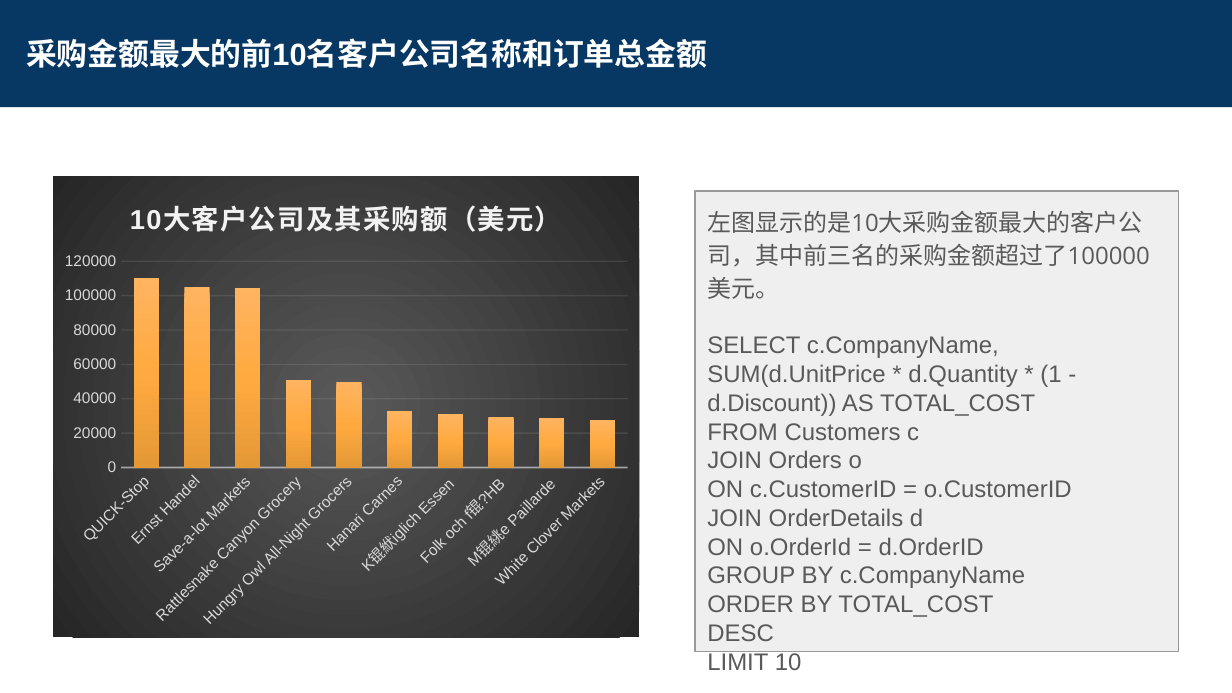
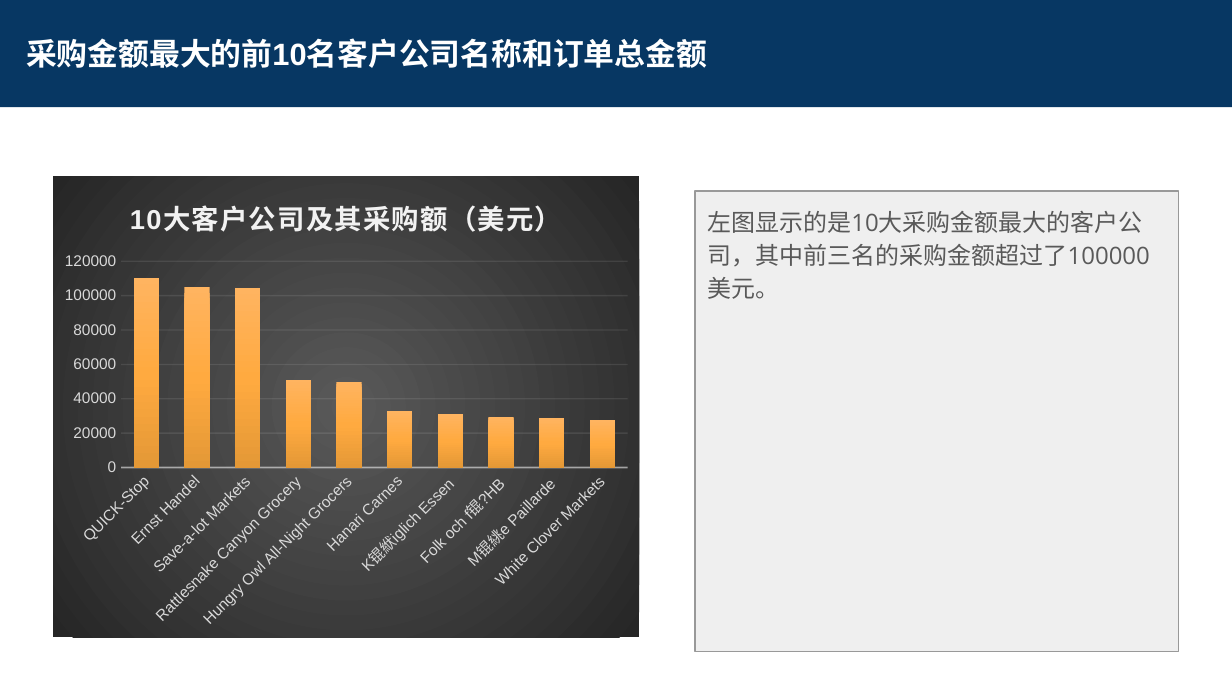
Before and after one commit to leesper/become-business-analyst, a slide deck: slide 2 of P4_CreateReportDB/SQL Project Submission.pptx. Drawn at 1232x693 pixels with LibreOffice and Linux fonts; fonts in the diff are those of the drawing. Boxes give left, top, right and bottom in pixels: in the first picture for what was removed or moved away, otherwise in the second. Text is boxed around its words. In the diff, an @@ line names an element or a change of style, - is before the commit and + after.

```diff
--- a/P4_CreateReportDB/SQL Project Submission.pptx
+++ b/P4_CreateReportDB/SQL Project Submission.pptx
@@ text at box(707, 336, 1072, 641): paragraphs removed @@
-SELECT c.CompanyName, SUM(d.UnitPrice * d.Quantity * (1 - d.Discount)) AS TOTAL_COST
-FROM Customers c
-JOIN Orders o
-ON c.CustomerID = o.CustomerID
-JOIN OrderDetails d
-ON o.OrderId = d.OrderID
-GROUP BY c.CompanyName
-ORDER BY TOTAL_COST
-DESC
-LIMIT 10
```
Also in this commit, not shown: 15 other slides changed, 1 other file.
